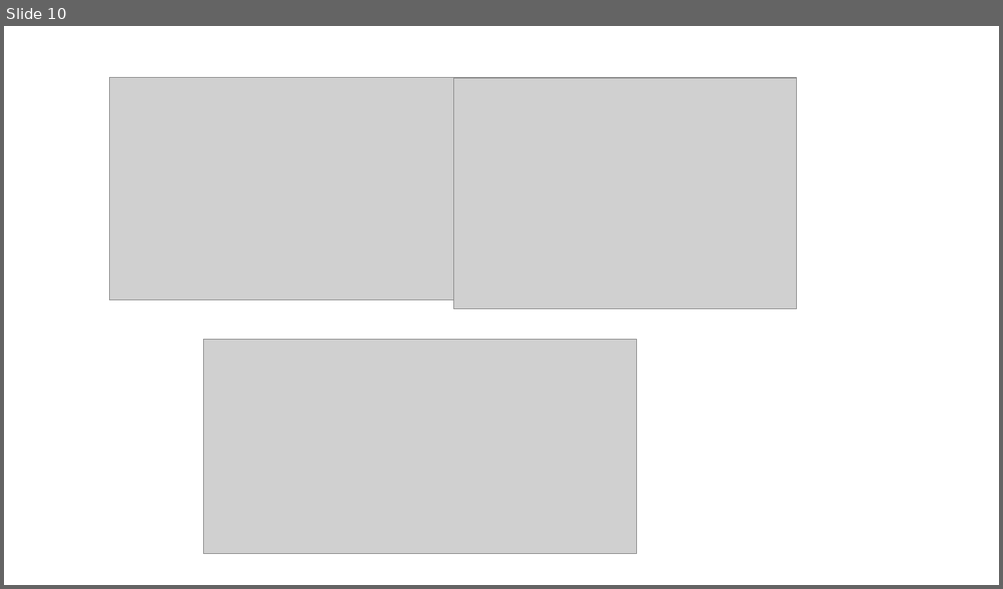
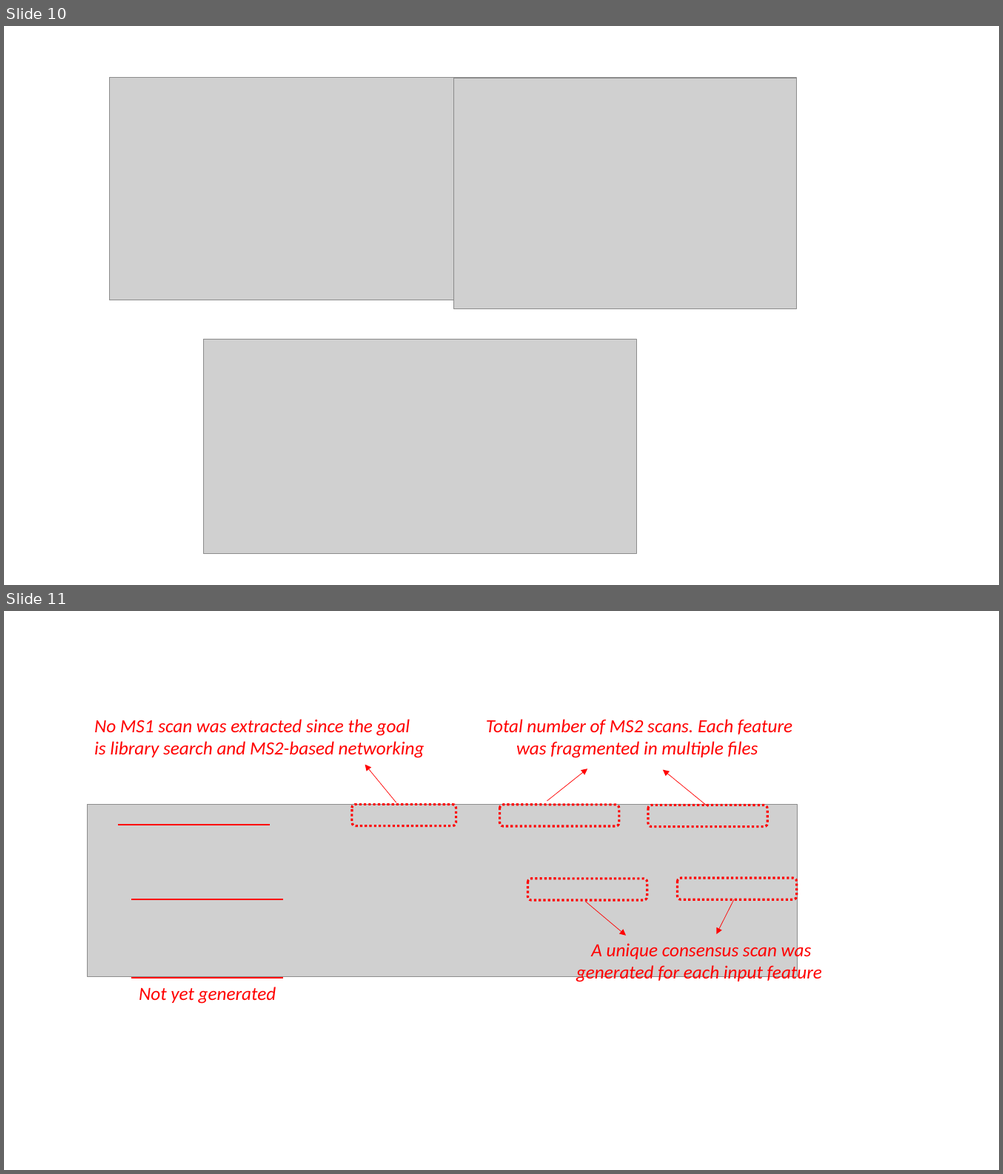
Before and after one commit to daniellyz/MergeION2, a slide deck: inst/Preparation.pptx. Shown one above the other, each under a label of ours: slide 10 before the commit, slides 10 and 11 after it. The pictures are 1003x589 and 1003x1174 pixels, drawn with LibreOffice and Linux fonts; fonts in the diff are those of the drawing; grey boxes stand for pictures. Boxes give left, top, right and bottom in pixels: in the first picture for what was removed or moved away, otherwise in the second. Text is boxed around its words. In the diff, an @@ line names an element or a change of style, - is before the commit and + after.

Commit message:
issue library_query

```diff
--- a/inst/Preparation.pptx
+++ b/inst/Preparation.pptx
@@ slide 11 added at (4,611,999,1170), background #FFFFFF @@
@@ rectangle added at (73,701,835,1014), fill #FFFFFF, outline #FFFFFF 1 pt @@
@@ text added at (94,719,424,758), 18 pt, text #FF0000, italic @@
+No MS1 scan was extracted since the goal is library search and MS2-based networking
@@ text added at (486,719,792,758), 18 pt, text #FF0000, italic @@
+Total number of MS2 scans. Each feature was fragmented in multiple files
@@ arrow added from (396, 803) to (365, 765), #FF0000 0.5 pt @@
@@ arrow added from (547, 801) to (587, 769), #FF0000 0.5 pt @@
@@ arrow added from (708, 806) to (663, 770), #FF0000 0.5 pt @@
@@ picture added at (87,804,797,977) @@
@@ rounded rectangle added at (352,804,456,826), outline #FF0000 2.25 pt dashed @@
@@ rounded rectangle added at (499,805,619,826), outline #FF0000 2.25 pt dashed @@
@@ rounded rectangle added at (648,805,767,826), outline #FF0000 2.25 pt dashed @@
@@ line added from (118, 824) to (270, 824), #FF0000 1.5 pt @@
@@ rounded rectangle added at (528,879,647,900), outline #FF0000 2.25 pt dashed @@
@@ rounded rectangle added at (677,878,797,900), outline #FF0000 2.25 pt dashed @@
@@ line added from (131, 900) to (283, 900), #FF0000 1.5 pt @@
@@ arrow added from (585, 902) to (626, 936), #FF0000 0.5 pt @@
@@ arrow added from (734, 900) to (717, 935), #FF0000 0.5 pt @@
@@ text added at (576,941,822,984), 18 pt, text #FF0000, italic @@
+A unique consensus scan was generated for each input feature
@@ line added from (131, 978) to (283, 978), #FF0000 1.5 pt @@
@@ text added at (139,987,276,1004), 18 pt, text #FF0000, italic @@
+Not yet generated
```
Also in this commit, not shown: 2 other files.
